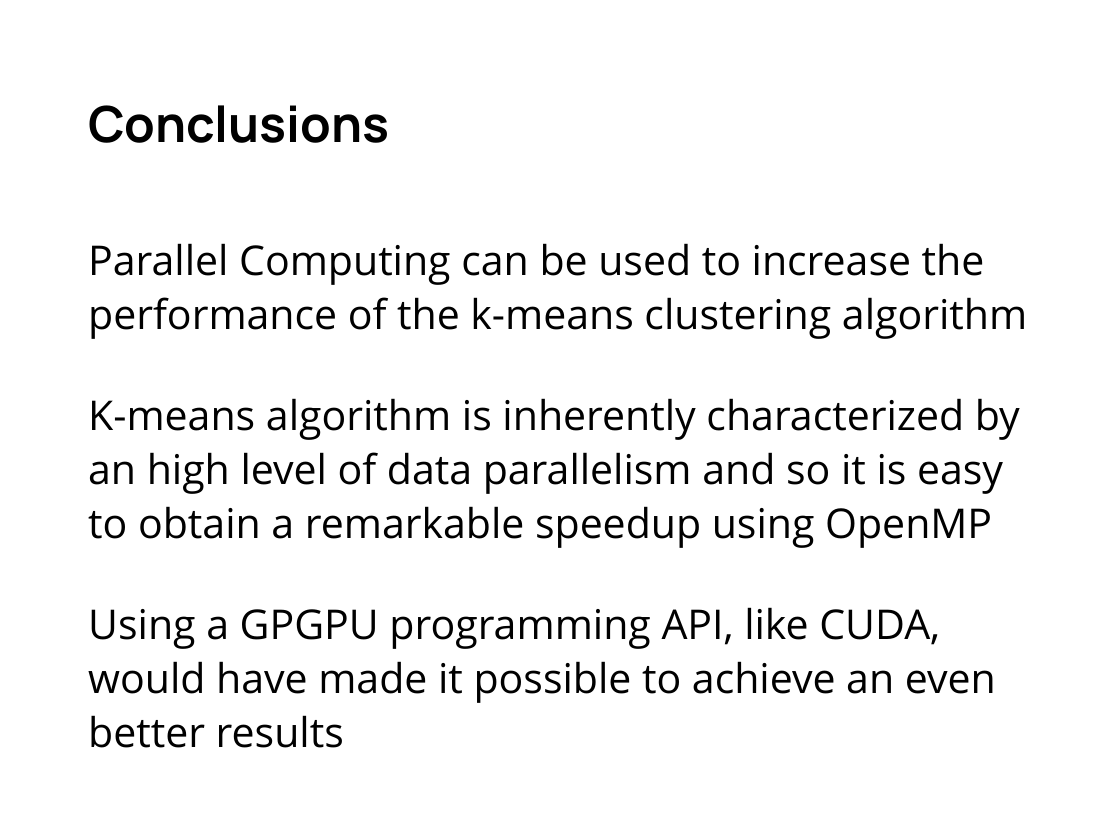
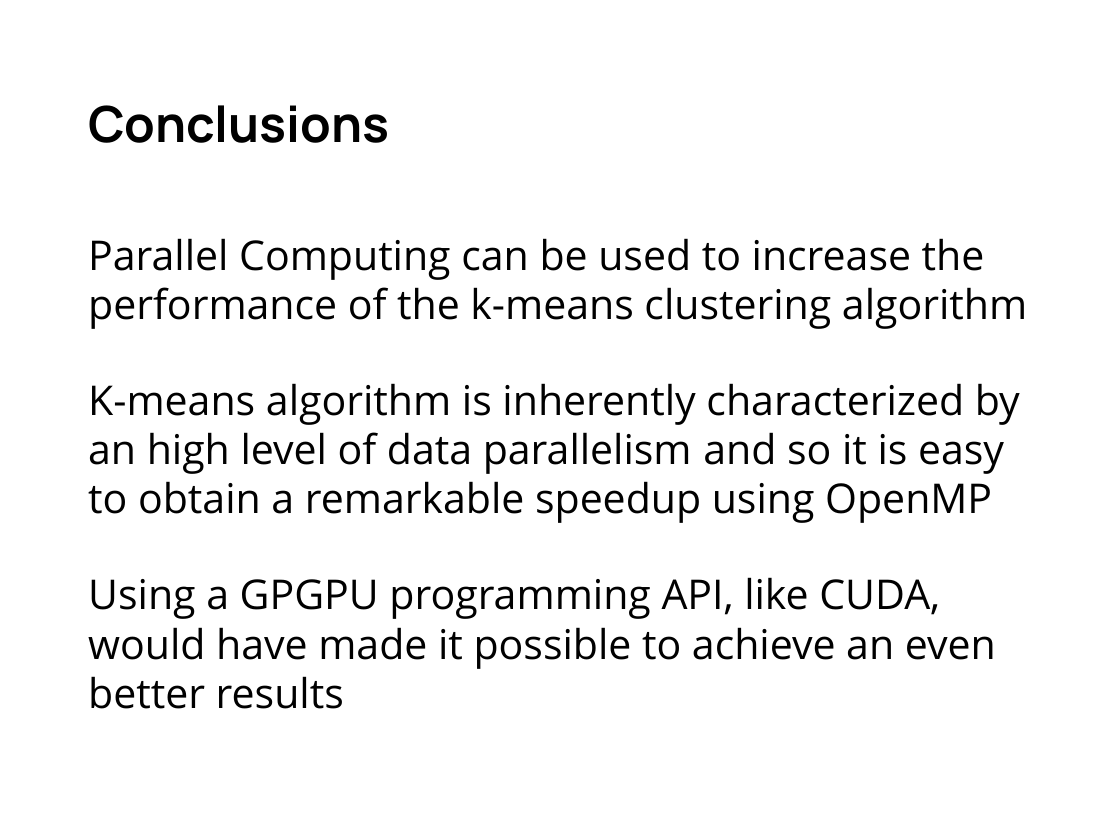
Before and after one commit to gabrielemirando/image-segmentation, a slide deck: slide 15 of docs/pres.pptx. Drawn at 1120x840 pixels with LibreOffice and Linux fonts; fonts in the diff are those of the drawing. Boxes give left, top, right and bottom in pixels: in the first picture for what was removed or moved away, otherwise in the second. Text is boxed around its words. In the diff, an @@ line names an element or a change of style, - is before the commit and + after.

```diff
--- a/docs/pres.pptx
+++ b/docs/pres.pptx
@@ text "Parallel Computing can be used ..." at <box>88,238,1027,709</box>: line spacing 1.1 to 1 @@
```
Also in this commit, not shown: 8 other slides changed, 1 slide added, 1 slide removed.
